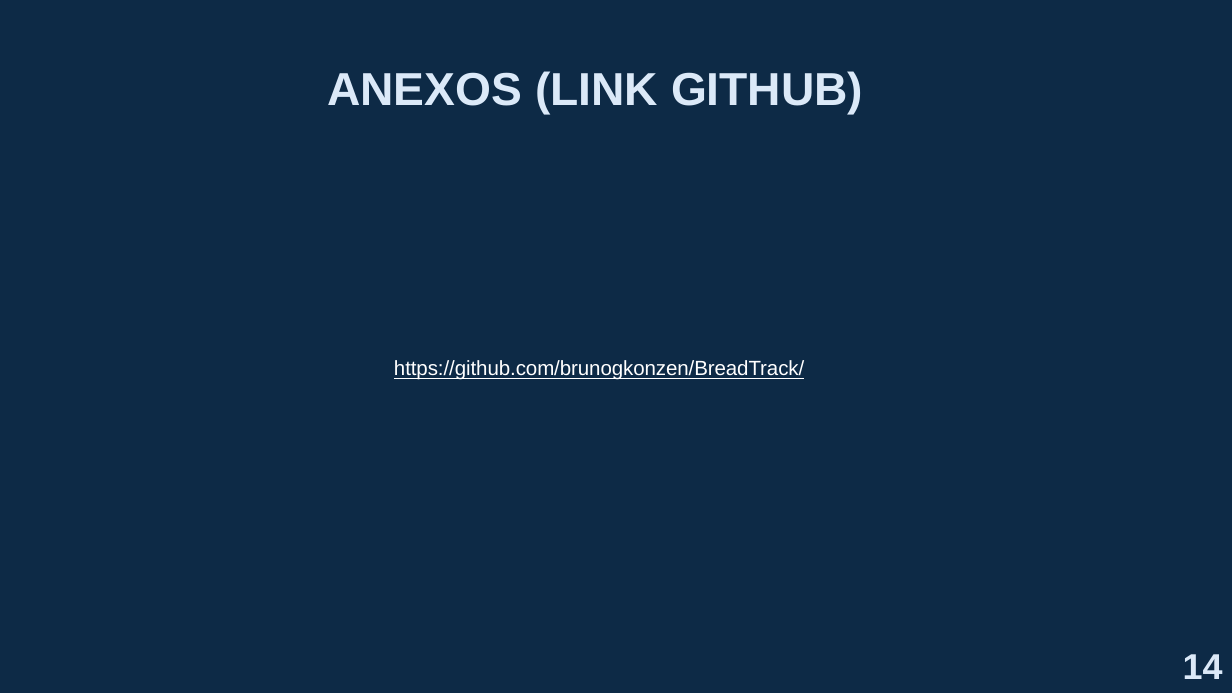
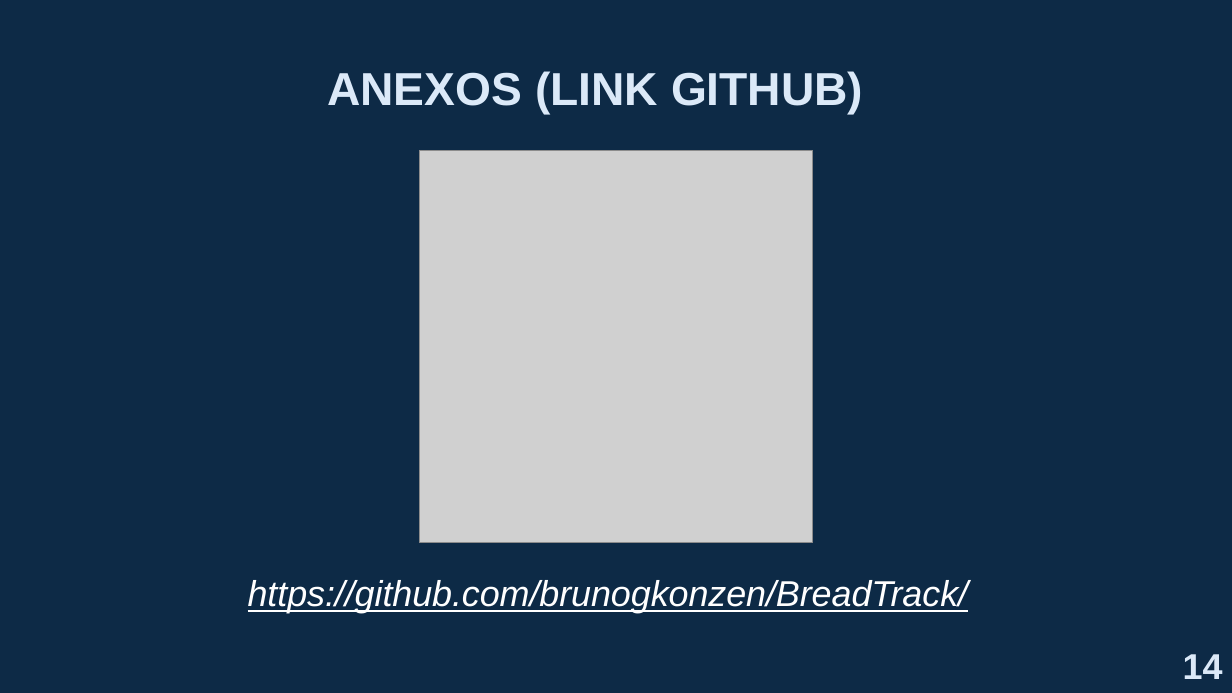
Before and after one commit to brunogkonzen/BreadTrack, a slide deck: slide 12 of docs/BreadTrack - Roterio Apresentação.pptx (slide 11 before the commit). Drawn at 1232x693 pixels with LibreOffice and Linux fonts; fonts in the diff are those of the drawing; grey boxes stand for pictures; background and template pictures are left out. Boxes give left, top, right and bottom in pixels: in the first picture for what was removed or moved away, otherwise in the second. Text is boxed around its words. In the diff, an @@ line names an element or a change of style, - is before the commit and + after.

```diff
--- a/docs/BreadTrack - Roterio Apresentação.pptx
+++ b/docs/BreadTrack - Roterio Apresentação.pptx
@@ picture added at (x1=420, y1=150, x2=812, y2=543) @@
@@ text "https://github.com/brunogkonzen/BreadTrack/" moved from (x1=394, y1=360, x2=804, y2=380) to (x1=248, y1=580, x2=968, y2=613) @@
@@ text "https://github.com/brunogkonzen/BreadTrack/" at (x1=248, y1=580, x2=968, y2=613): size 16 to 28 pt, italic on @@
```
Also in this commit, not shown: 2 other slides changed, 2 slides added, 1 other file.
